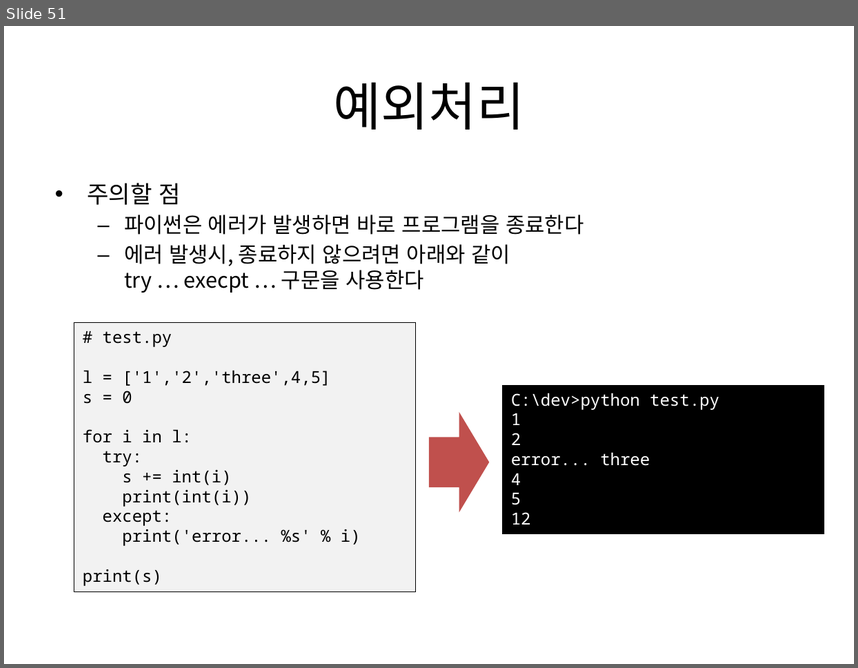
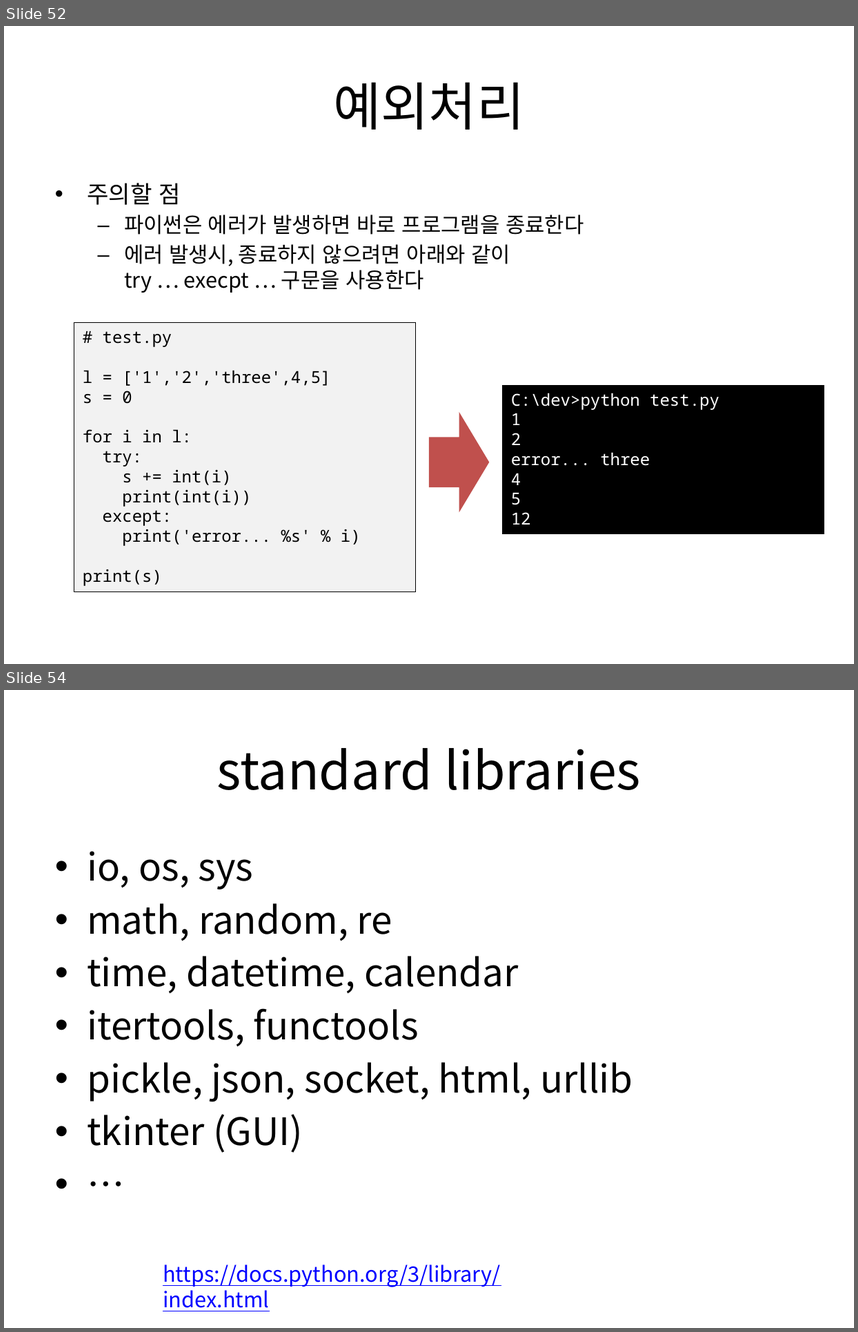
Before and after one commit to gubosd/lecture5, a slide deck: (2019.01.28) 파이썬 이해.pptx. Shown one above the other, each under a label of ours: slide 51 before the commit, slides 52 and 54 after it; the slides between them are not shown. The pictures are 858x668 and 858x1332 pixels, drawn with LibreOffice and Linux fonts; fonts in the diff are those of the drawing. Boxes give left, top, right and bottom in pixels: in the first picture for what was removed or moved away, otherwise in the second. Text is boxed around its words. In the diff, an @@ line names an element or a change of style, - is before the commit and + after.

```diff
--- a/(2019.01.28) 파이썬 이해.pptx
+++ b/(2019.01.28) 파이썬 이해.pptx
@@ slide 54 added at [4, 690, 854, 1328], background #FFFFFF @@
@@ title added at [217, 748, 641, 790], 44 pt, text #000000 @@
+standard libraries
@@ text added at [87, 851, 633, 1152], 32 pt, text #000000 @@
+• io, os, sys
+• math, random, re
+• time, datetime, calendar
+• itertools, functools
+• pickle, json, socket, html, urllib
+• tkinter (GUI)
+• …
@@ text added at [163, 1264, 500, 1311], 18 pt, text #0000FF, underline @@
+https://docs.python.org/3/library/index.html
@@ what was slide 51 is now slide 52 @@
```
Also in this commit, not shown: 2 other slides added, 1 slide removed, 1 other file.
